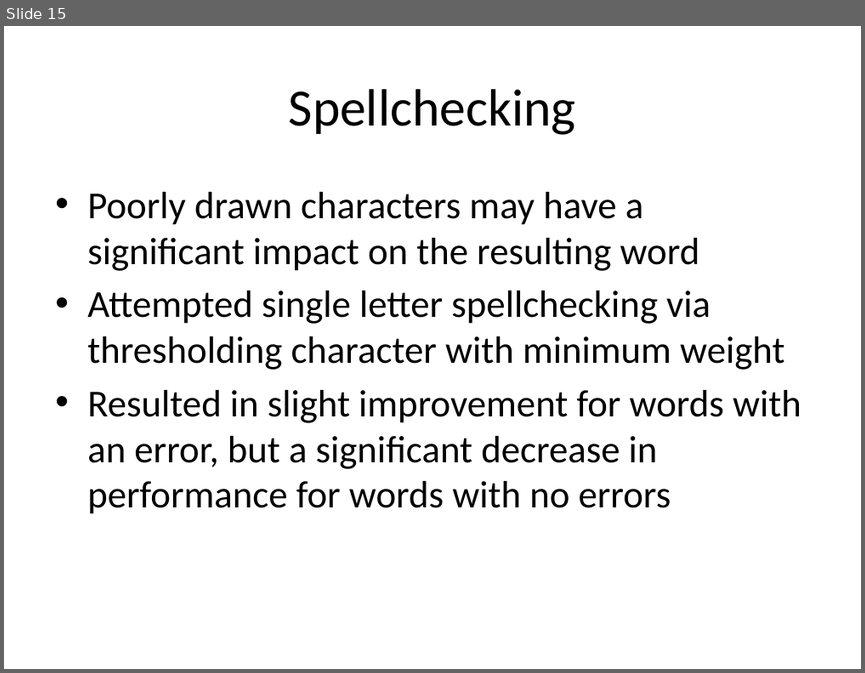
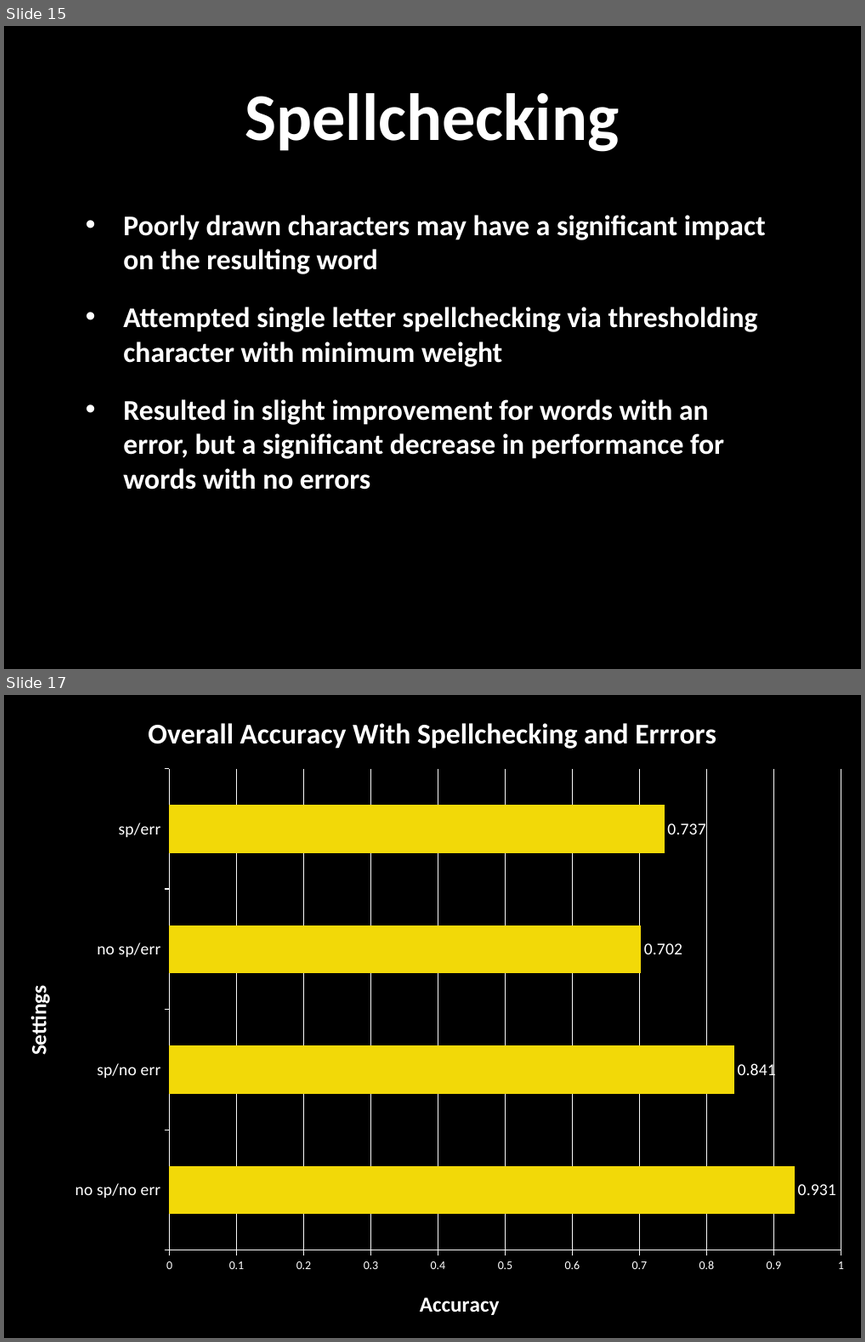
Before and after one commit to katzdave/Handwriting-Recognition, a slide deck: nlppres.pptx. Shown one above the other, each under a label of ours: slide 15 before the commit, slides 15 and 17 after it; the slides between them are not shown. The pictures are 865x673 and 865x1342 pixels, drawn with LibreOffice and Linux fonts; fonts in the diff are those of the drawing; background and template pictures are left out. Boxes give left, top, right and bottom in pixels: in the first picture for what was removed or moved away, otherwise in the second. Text is boxed around its words. In the diff, an @@ line names an element or a change of style, - is before the commit and + after.

```diff
--- a/nlppres.pptx
+++ b/nlppres.pptx
@@ slide 17 added at box(4, 695, 861, 1338), background picture (left out) @@
@@ bar chart added at box(4, 695, 861, 1338) @@
+title "Overall Accuracy With Spellchecking and Errrors"
+categories: no sp/no err, sp/no err, no sp/err, sp/err
+Series 1: 0.931, 0.841, 0.702, 0.737
@@ slide 15 changed as well @@
@@ background #FFFFFF to picture (left out) @@
@@ title "Spellchecking": place and size @@
-title "Spellchecking" at box(289, 89, 576, 135)
+title "Spellchecking" at box(245, 93, 619, 152)
@@ title "Spellchecking" at box(245, 93, 619, 152): size 44 to 56 pt, text colour #000000 to #FFFFFF, bold on @@
@@ text "Poorly drawn characters may have ...": place and size @@
-text "Poorly drawn characters may have ..." at box(87, 192, 801, 514)
+text "Poorly drawn characters may have ..." at box(123, 215, 766, 489)
@@ text "Poorly drawn characters may have ..." at box(123, 215, 766, 489): size 32 to 24 pt, text colour #000000 to #FFFFFF, bold on; indent changed; more space between paragraphs @@
```
Also in this commit, not shown: 16 other slides changed, 3 other files.
